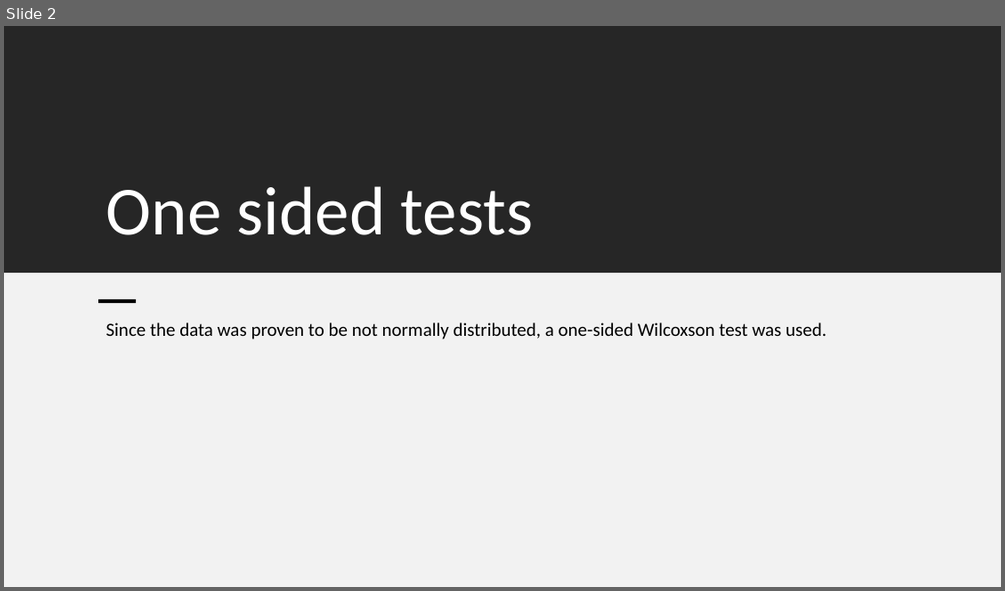
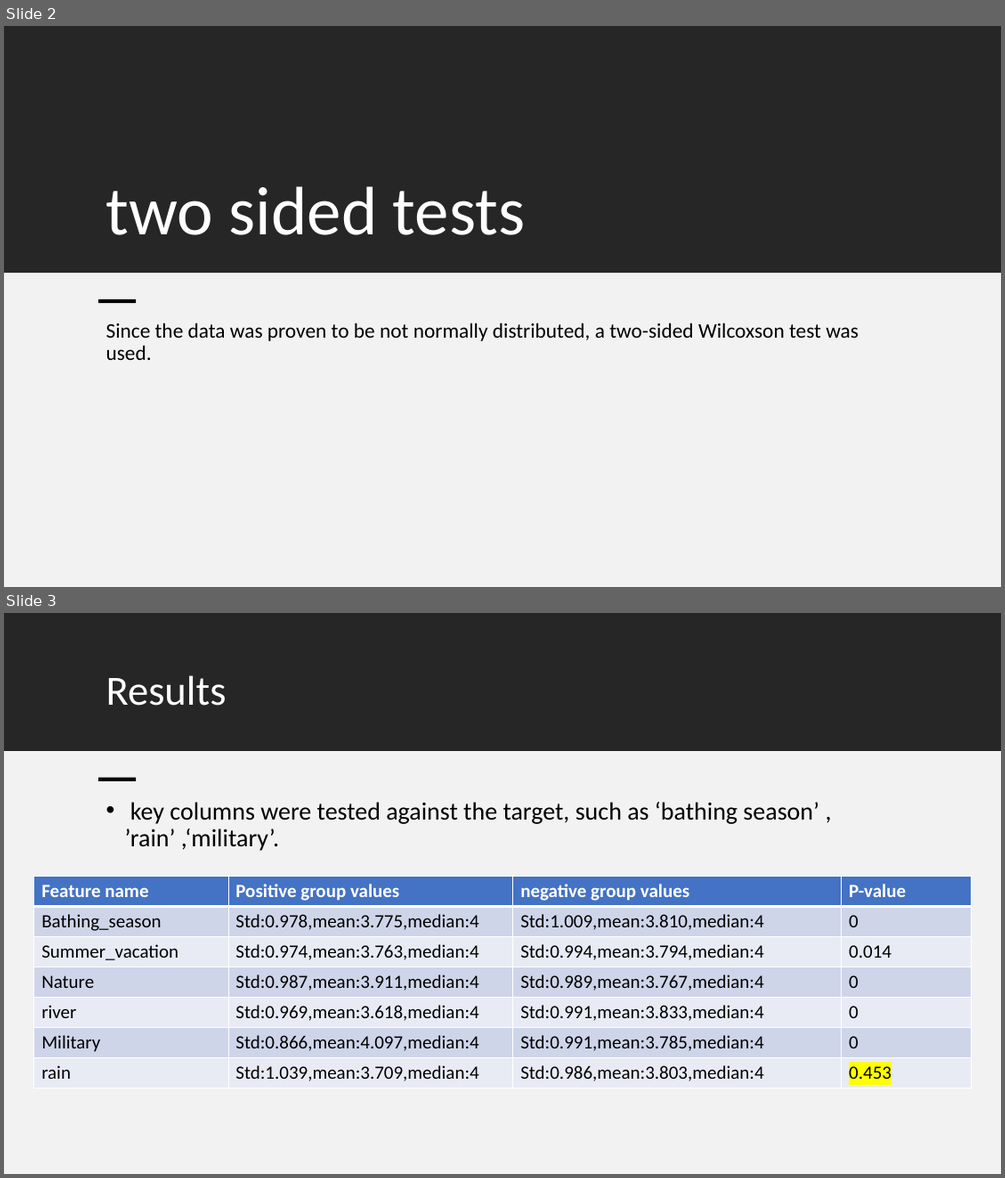
Before and after one commit to LiaCohn/clean-coasts, a slide deck: statistics/statistics conclusions.pptx. Shown one above the other, each under a label of ours: slide 2 before the commit, slides 2 and 3 after it. The pictures are 1005x591 and 1005x1178 pixels, drawn with LibreOffice and Linux fonts; fonts in the diff are those of the drawing. Boxes give left, top, right and bottom in pixels: in the first picture for what was removed or moved away, otherwise in the second. Text is boxed around its words. In the diff, an @@ line names an element or a change of style, - is before the commit and + after.

Commit message:
alter some tests

```diff
--- a/statistics/statistics conclusions.pptx
+++ b/statistics/statistics conclusions.pptx
@@ slide 3 added at <box>4,613,1001,1174</box>, background #FFFFFF @@
@@ rectangle added at <box>4,613,1001,751</box>, fill #262626 @@
@@ title added at <box>106,675,226,706</box>, 40 pt, text #FFFFFF @@
+Results
@@ rectangle added at <box>4,751,1001,1174</box>, fill #F2F2F2 @@
@@ rectangle added at <box>99,778,137,781</box>, fill #000000 @@
@@ text added at <box>125,802,819,851</box>, 24 pt, text #000000 @@
+• key columns were tested against the target, such as ‘bathing season’ , ’rain’ ,‘military’.
@@ table added at <box>34,876,971,1088</box>, 7 rows, 4 columns @@
+Feature name | Positive group values | negative group values | P-value
+Bathing_season | Std:0.978,mean:3.775,median:4 | Std:1.009,mean:3.810,median:4 | 0
+Summer_vacation | Std:0.974,mean:3.763,median:4 | Std:0.994,mean:3.794,median:4 | 0.014
+Nature | Std:0.987,mean:3.911,median:4 | Std:0.989,mean:3.767,median:4 | 0
+river | Std:0.969,mean:3.618,median:4 | Std:0.991,mean:3.833,median:4 | 0
+Military | Std:0.866,mean:4.097,median:4 | Std:0.991,mean:3.785,median:4 | 0
+rain | Std:1.039,mean:3.709,median:4 | Std:0.986,mean:3.803,median:4 | 0.453
@@ slide 2 changed as well @@
@@ title at <box>106,186,525,235</box>: text changed @@
-One sided tests
+two sided tests
@@ text at <box>106,322,858,360</box>: text changed; size 18 to 20 pt @@
-Since the data was proven to be not normally distributed, a one-sided Wilcoxson test was used.
+Since the data was proven to be not normally distributed, a two-sided Wilcoxson test was used.
```
Also in this commit, not shown: 1 other slide changed, 2 other slides added, 1 slide removed, 2 other files.
